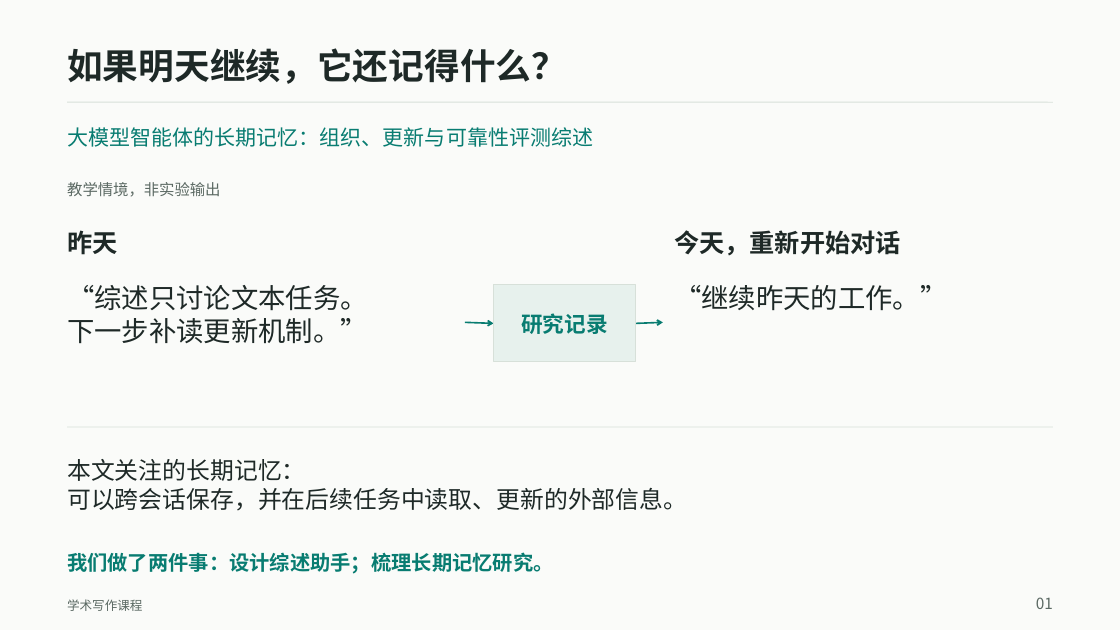
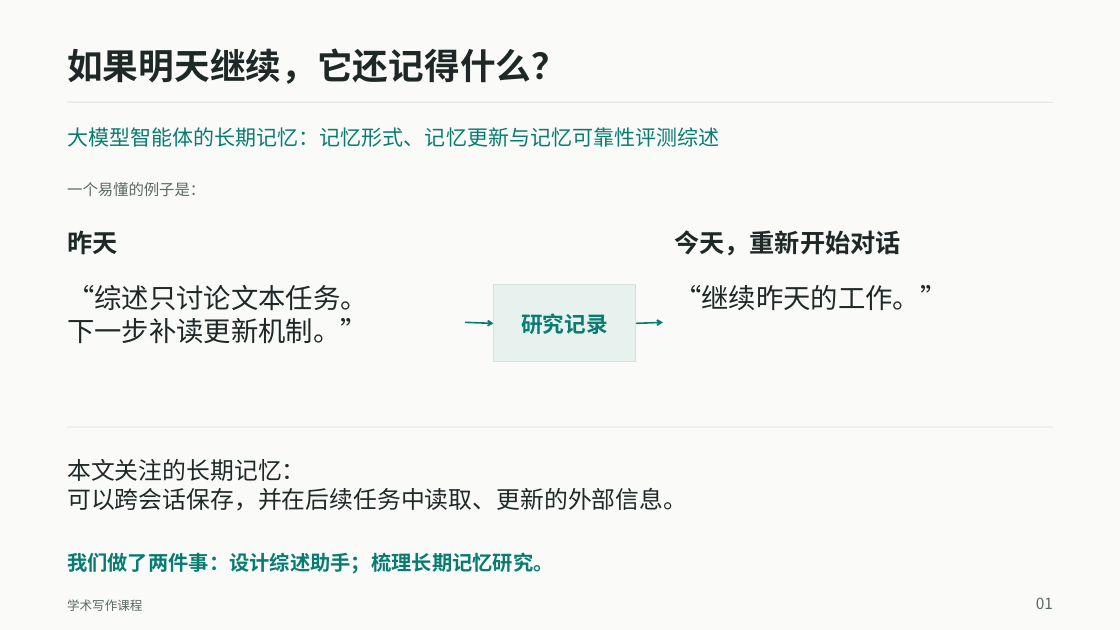
Before and after one commit to JiaweiWangi/agent-memory-survey, a slide deck: slide 1 of slides/output/long_term_memory_course_astra.pptx. Drawn at 1120x630 pixels with LibreOffice and Linux fonts; fonts in the diff are those of the drawing. Boxes give left, top, right and bottom in pixels: in the first picture for what was removed or moved away, otherwise in the second. Text is boxed around its words. In the diff, an @@ line names an element or a change of style, - is before the commit and + after.

Commit message:
docs(slides): 按评审意见调整三处措辞并补充备注口径
页面改动（仅措辞，字数不变，排版不动）：
- 第 1 页 小标签「教学情境，非实验输出」→「一个易懂的例子是：」
- 第 4 页 小标签「教学例子」→「举个例子」
- 第 7 页 小标签「教学情境，非实验输出」→「举一个虚构的例子：」

动机：原措辞读起来像自我辩解，不像在跟同学分享内容。

备注补充（观众不可见）：
- 第 1、7 页备注末尾各加一行「口径提醒」，说明页面上举的例子是虚构的
  教学情境，既不是论文数据集也不是本系统实测输出，并给出被追问时的
  口头补充话术。这样页面保持分享口吻，同时不丢免责信息。

其余 9 页文字、12 页备注、既有批注均未改动。

```diff
--- a/slides/output/long_term_memory_course_astra.pptx
+++ b/slides/output/long_term_memory_course_astra.pptx
@@ text at [67, 127, 719, 147]: text changed @@
-大模型智能体的长期记忆：组织、更新与可靠性评测综述
+大模型智能体的长期记忆：记忆形式、记忆更新与记忆可靠性评测综述
@@ text at [67, 182, 205, 196]: text changed @@
-教学情境，非实验输出
+一个易懂的例子是：
```
Also in this commit, not shown: 4 other slides changed.
